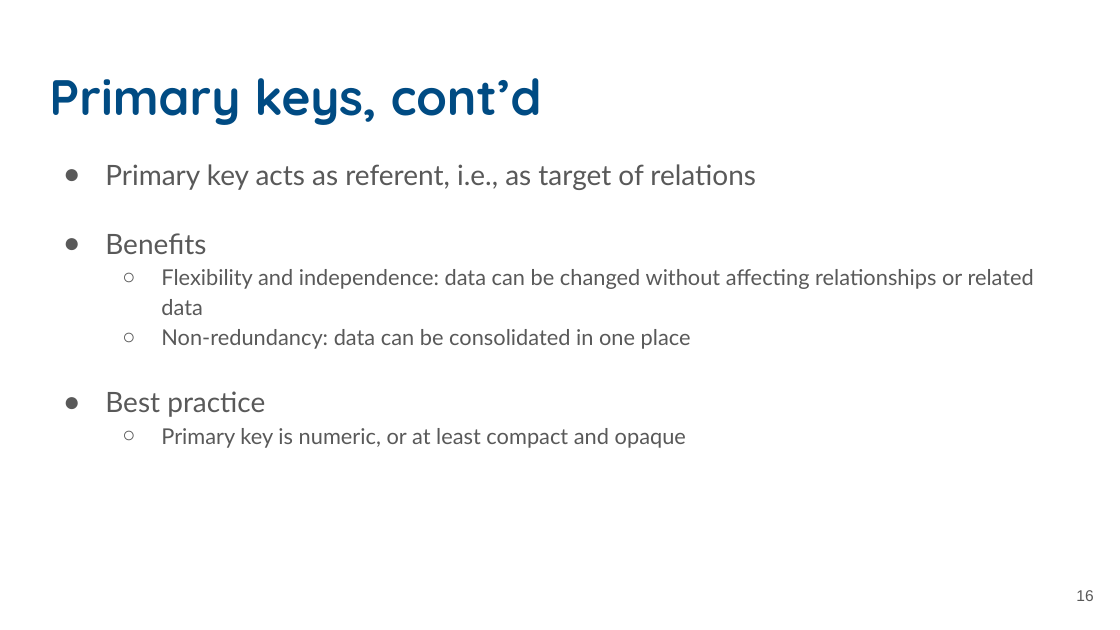
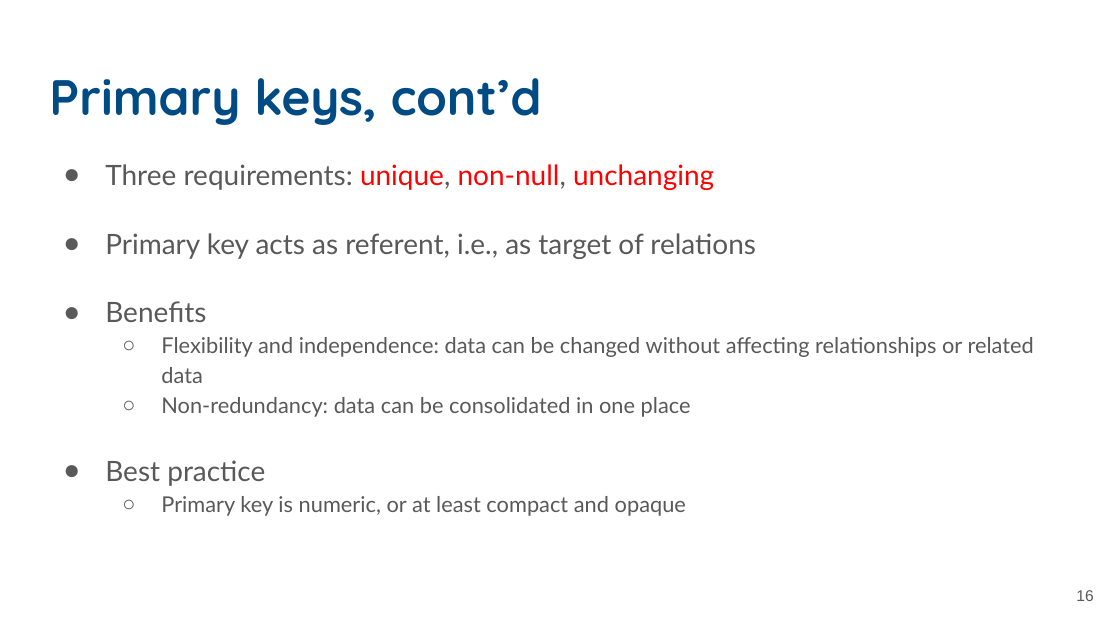
Before and after one commit to UCSB-Library-Research-Data-Services/bren-eds213, a slide deck: slide 16 of modules/week01/slides-01.pptx. Drawn at 1120x630 pixels with LibreOffice and Linux fonts; fonts in the diff are those of the drawing. Boxes give left, top, right and bottom in pixels: in the first picture for what was removed or moved away, otherwise in the second. Text is boxed around its words. In the diff, an @@ line names an element or a change of style, - is before the commit and + after.

```diff
--- a/modules/week01/slides-01.pptx
+++ b/modules/week01/slides-01.pptx
@@ text at (x1=105, y1=164, x2=714, y2=190): paragraph added @@
+● Three requirements: unique, non-null, unchanging
```
Also in this commit, not shown: 10 other slides changed, 1 slide added.
